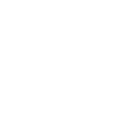
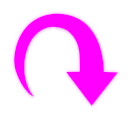
Two versions of the same layered image (128×128). Layer-by-layer changes:
added layer "undo" above "redo" over [left=10, top=10, right=121, bottom=109]
